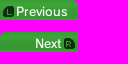
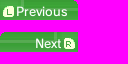
Before/after of a 128 x 64 layered artwork. What changed in the layer stack:
renamed "Pasted Layer #2" to "L", showed it, moved it above "L BG", painted on it over 0, 0, 78, 20
renamed "Previous" to "L BG", showed it, opacity 100% → 15%, painted on it over 0, 0, 78, 20
renamed "Pasted Layer" to "L shoulder", moved it above "R", painted on it over 0, 0, 78, 20
renamed "Pasted Layer #3" to "R", showed it, painted on it over 0, 32, 78, 52
renamed "Next" to "R BG", showed it, opacity 100% → 15%, moved it above "R shoulder", painted on it over 0, 32, 78, 52
renamed "Pasted Layer #1" to "R shoulder", painted on it over 0, 32, 78, 52
